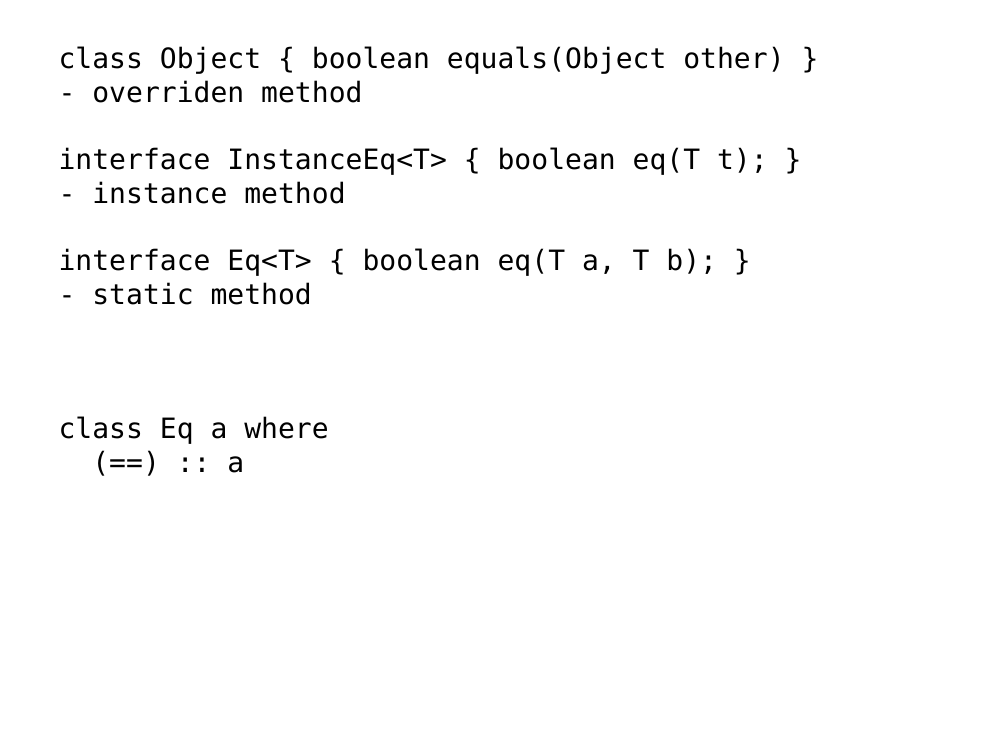
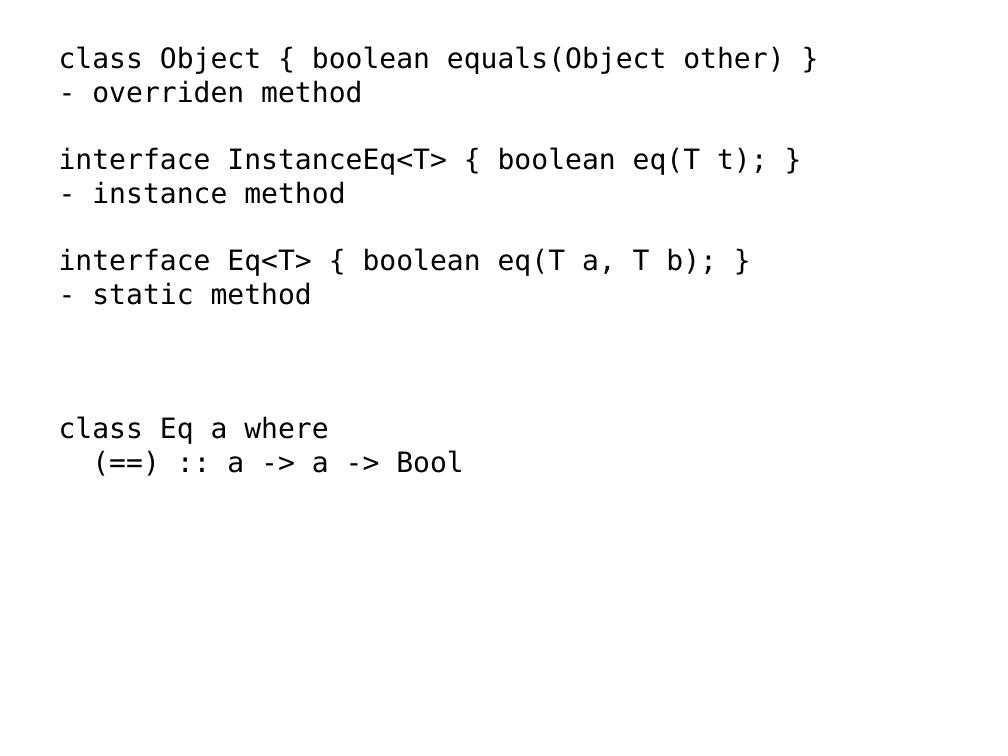
Before and after one commit to techtangents/javaeq, a slide deck: slide 47 of eq.pptx. Drawn at 1008x756 pixels with LibreOffice and Linux fonts; fonts in the diff are those of the drawing. Boxes give left, top, right and bottom in pixels: in the first picture for what was removed or moved away, otherwise in the second. Text is boxed around its words. In the diff, an @@ line names an element or a change of style, - is before the commit and + after.

Commit message:
fixed type in slide

```diff
--- a/eq.pptx
+++ b/eq.pptx
@@ text at bbox=[227, 450, 464, 473]: text changed @@
-(==) :: a
+(==) :: a -> a -> Bool
```
